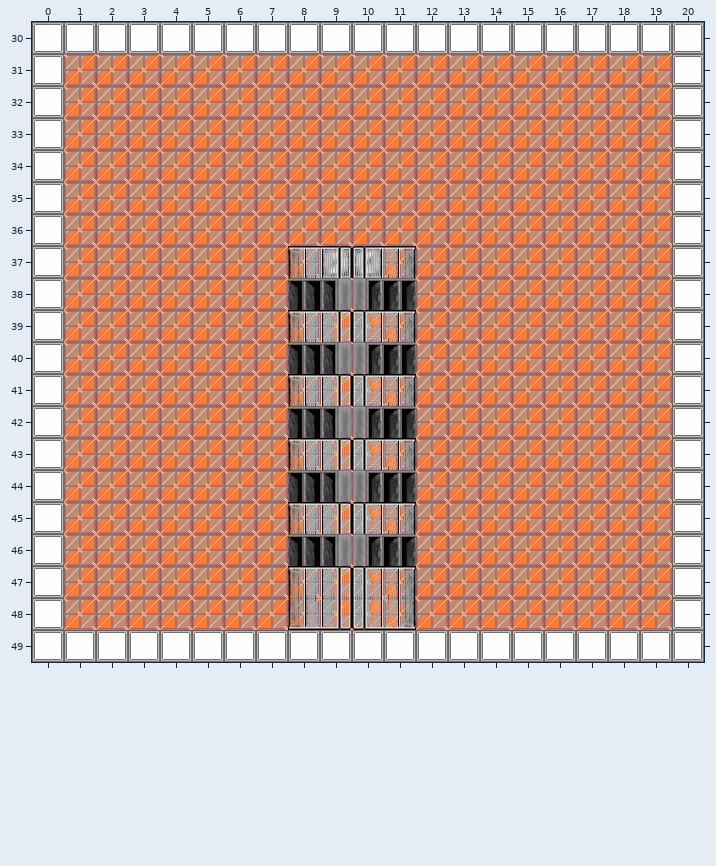
One commit to this Tiled map: assets/tilemaps/lvl2.tmx. The first picture shows the starting point.
Cells are 32x32 px. Shown: x 0..20, y 30..49. Tiles whose own drawing changed are shown in their newer look in all pictures.
The same view after the edit:
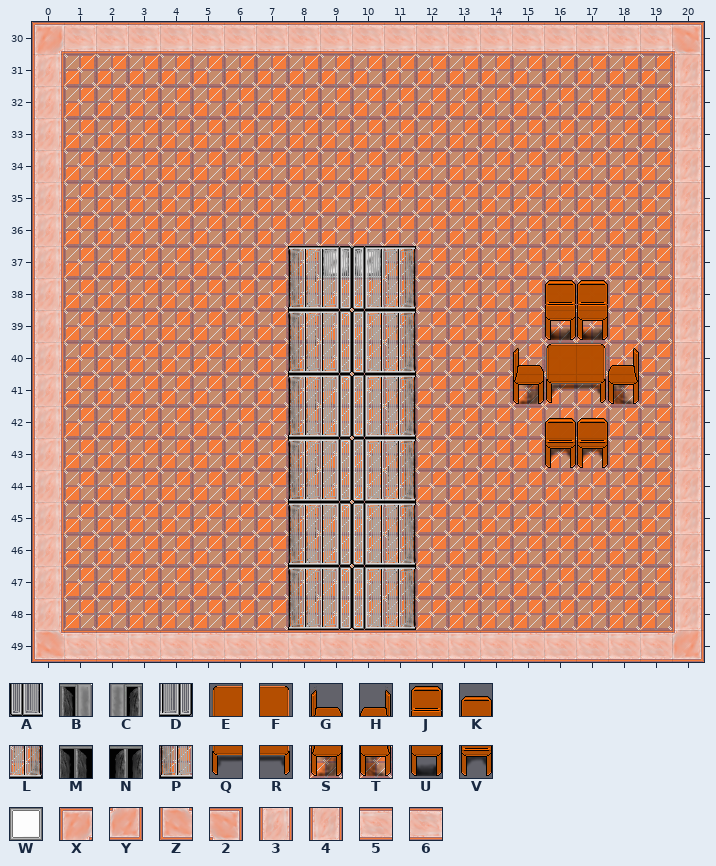
Key: from "newTileset": A 3 turned 270, B 3 turned 90, C 4 turned 270, D 4 turned 90, E 5, F 6, G 7, H 7 flipped left-right, J 8, K 9, L 23 turned 270, M 23 turned 90, N 24 turned 270, P 24 turned 90, Q 25, R 26, S 27, T 27 flipped left-right, U 28, V 29, W 41, X 43, Y 43 turned 180, Z 43 turned 270, 2 43 turned 90, 3 44, 4 44 turned 180, 5 44 turned 270, 6 44 turned 90.
_ is an empty cell.
See-through tiles are keyed as they look on the map.
Commit message: changed shelf texture and added chair/ table tiles
Diff:
Layer "World":
Tile W gives way to tile 2 in row 30 at x 20.
Tile W gives way to tile 3 in rows 31 to 48 at x 0.
Tile W gives way to tile 4 in rows 31 to 48 at x 20.
Tile W gives way to tile 5 in row 49 at x 1 to 19.
Tile W gives way to tile 6 in row 30 at x 1 to 19.
The edit adds tile E in row 40 at x 16.
The edit adds tile F in row 40 at x 17.
The edit adds tile G in row 40 at x 15.
The edit adds tile H in row 40 at x 18.
The edit adds tile J in row 38 at x 16 to 17.
The edit adds tile K in row 42 at x 16 to 17.
Tile N gives way to tile L in row 38 at x 11; in row 40 at x 11; in row 42 at x 11; in row 44 at x 11; in row 46 at x 11.
Tile M gives way to tile P in row 38 at x 8; in row 40 at x 8; in row 42 at x 8; in row 44 at x 8; in row 46 at x 8.
The edit adds tile Q in row 41 at x 16.
The edit adds tile R in row 41 at x 17.
The edit adds tile S in row 41 at x 15.
The edit adds tile T in row 41 at x 18.
The edit adds tile U in row 39 at x 16 to 17.
The edit adds tile V in row 43 at x 16 to 17.
Tile W gives way to tile X in row 30 at x 0.
Tile W gives way to tile Y in row 49 at x 20.
Tile W gives way to tile Z in row 49 at x 0.
Layer "Above Player":
Tile C gives way to tile A in row 38 at x 10; in row 40 at x 10; in row 42 at x 10; in row 44 at x 10; in row 46 at x 10.
Tile B gives way to tile D in row 38 at x 9; in row 40 at x 9; in row 42 at x 9; in row 44 at x 9; in row 46 at x 9.
Where, in picture pixels (left, top, right, bottom), the same in both pictures:
changed: (32, 22, 704, 662)
